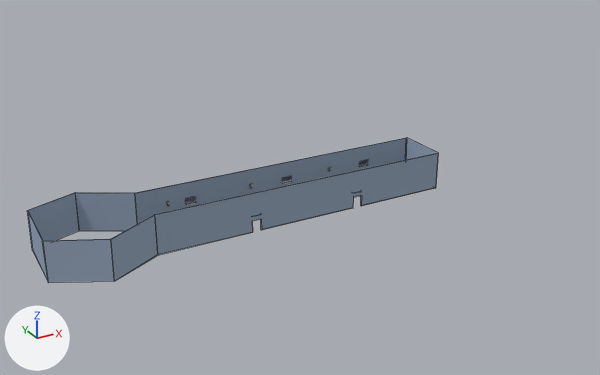
Renders of the Blender file Desi Y Ofelia/Assets/lobbywall.blend from each side of a commit.
Both versions are drawn from a 50 mm camera at (-88.0, -286.0, 153.0) aimed at (72.0, 5.0, 7.0). The lights are fixed; the arrows at lower left show +X, +Y and +Z. Mesh edges are drawn as thin lines on the coarser meshes.

In view in the first picture: 'Wall'.
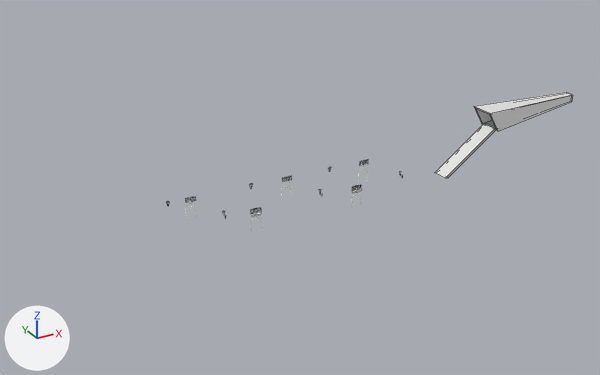
What differs and where, as boxes (x1, y1, x2, y2) in the pictures (600 x 375 px):
'Wall', hidden (blue): before (27, 138, 438, 283)
'MoonHall', added: after (474, 92, 573, 131)
'Ramp', added: after (435, 124, 496, 178)
part 1 of me_plane_027, built on: before (406, 138, 438, 160)

Patch to the scene script:
```diff
--- a/Desi Y Ofelia/Assets/lobbywall.blend.py
+++ b/Desi Y Ofelia/Assets/lobbywall.blend.py
@@ me_plane_027 @@
 # used by ob_wall; location = (-30.8, 24.5, 8.8); rotation_euler = (1.571, 0.0, 0.524), in degrees (90, 0, 30); scale = (12.0, 8.69, 12.3)
-me_plane_027.from_pydata(...)  # 120 vertices, 73 faces, 2 loose edges; spans x -2.36..11.15, y -1.01..1.08, z 0.18..9.28
+me_plane_027.from_pydata(...)  # 132 vertices, 83 faces, 2 loose edges; spans x -2.36..12.5, y -1.01..1.08, z 0.18..9.78
+# me_plane_027 part 1
+# 4 vertices are removed from x 10.15..11.14, y -0.95..1.06, z 7.61..9.26
+# 8 faces are deleted
+# 8 vertices are added at x 11.23..12.5, y -0.96..-0.9, z 8.62..9.78
+# 8 new vertices lie (0.0, 1.96, 0.0) away from vertices in x 11.23..12.5, y -0.96..-0.9, z 8.62..9.78
+# 18 new faces join them
 me_plane_027.materials.append(mat_wall)
@@ me_cube_039 @@
+me_cube_039.from_pydata([(-1.0, -1.0, -1.0), (-1.02, -0.81, -0.8), (-1.02, 0.81, -0.8), (-1.22, 0.81, 0.82), (-1.24, 1.0, 1.0), (-1.0, 1.0, -1.0), (-1.24, -1.0, 1.0), (-1.22, -0.81, 0.82), (1.0, -0.37, 0.93), (1.0, -0.37, 0.2), (1.0, 0.37, 0.93), (1.0, 0.37, 0.2), (1.0, -0.3, 0.27), (1.0, -0.3, 0.86), (1.0, 0.3, 0.86), (1.0, 0.3, 0.27)], [], [(0, 1, 2, 3, 4, 5), (0, 6, 4, 3, 7, 1), (8, 6, 0, 9), (8, 10, 4, 6), (4, 10, 11, 5), (0, 5, 11, 9), (9, 12, 13, 14, 10, 8), (9, 11, 10, 14, 15, 12), (3, 2, 15, 14), (14, 13, 7, 3), (2, 1, 12, 15), (13, 12, 1, 7)])
@@ me_cube_006 @@
+me_cube_006.from_pydata([(-7.6, -1.0, -1.0), (19.8, -1.0, 18.9), (-7.6, 1.0, -1.0), (19.8, 1.0, 18.9), (-5.9, -1.0, -1.0), (21.5, -1.0, 18.9), (-5.9, 1.0, -1.0), (21.5, 1.0, 18.9)], [], [(1, 3, 2, 0), (3, 7, 6, 2), (7, 5, 4, 6), (5, 1, 0, 4), (0, 2, 6, 4), (5, 7, 3, 1)])
@@ ob_wall @@
 ob_wall.scale = (12.0, 8.69, 12.3)
+ob_wall.hide_viewport = True
@@ ob_moonhall @@
+ob_moonhall = bpy.data.objects.new('MoonHall', me_cube_039)
+ob_moonhall.location = (195.9, -2.2, 24.7)
+ob_moonhall.scale = (24.9, 5.95, 4.93)
@@ ob_ramp @@
+ob_ramp = bpy.data.objects.new('Ramp', me_cube_006)
+ob_ramp.location = (150.5, -2.4, 1.9)
+ob_ramp.scale = (1.0, 4.03, 1.0)
```
